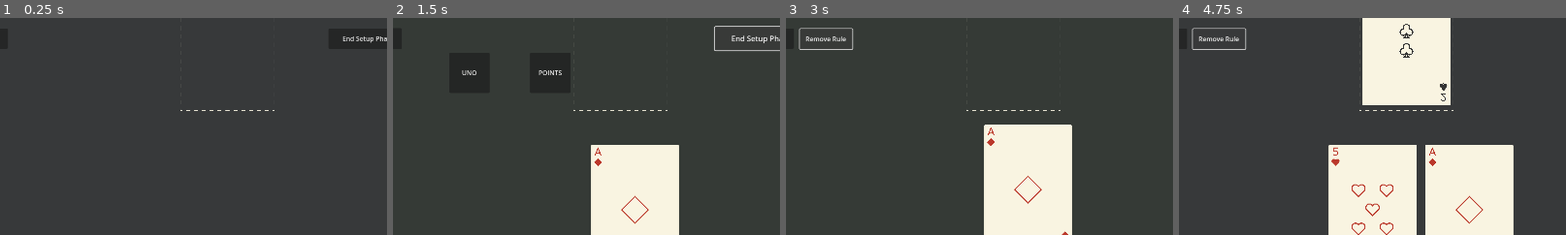
Above: before the commit, frames 1-4 (left to right).
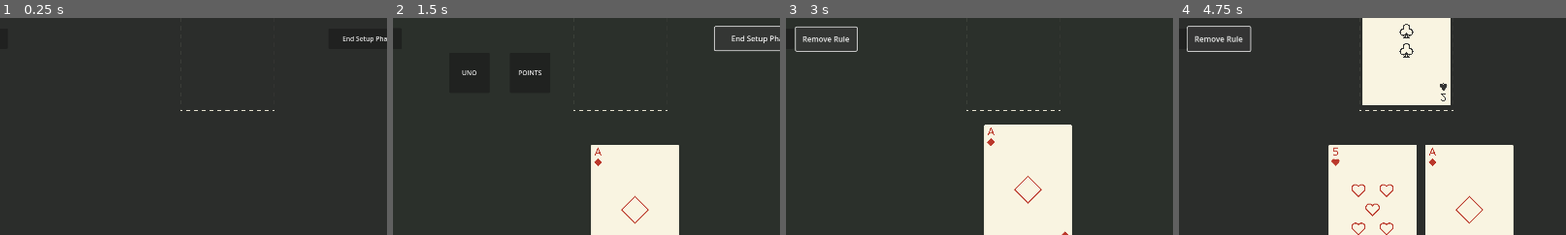
Above: after the commit, the same moments.

Repository: alicegrama/godot-card-game
Game: Godot game, scene res://Scenes/main.tscn
The game is run twice, just before and just after one commit, with the same random seed, the same clock (stepped at 60 frames per second) and the same inputs.
Inputs:
- Up to frame 1 (0.25 s): no input
- Up to frame 2 (1.5 s): click "Take" at 0.5 s; click "End Setup Phase" at 1.25 s
- Up to frame 3 (3 s): click "UNO" at 2 s; click "Remove Rule" at 2.75 s
- Up to frame 4 (4.75 s): click "Take" at 3.5 s; click "Remove Rule" at 4.25 s
The pictures show only the part of the screen within x 19-69%, y 38-88%; the shares and areas given below are measured in that part.

The runs differ from the first frame. In frame 2, 0.1% of the frame differs, in the area x 32-44%, y 24-27%; in frame 3, 0.6%; in frame 4, 0.7%, in the area x 2-19%, y 3-16%.

Commit message:
Add new buttons and update background colors
Introduced new buttons (Uno, Points, Remove) in main.gd and updated the _process function to handle their hover states. Adjusted background colors for player and opponent turns for better visual distinction. Updated main.tscn to include the new buttons, repositioned the Points button, and added a theme to the Take button.

Diff:
--- a/Scenes/main.gd
+++ b/Scenes/main.gd
@@ -7,8 +7,12 @@
 @onready var cardmanager = $CardManager
 @onready var opponenthand = $OpponentHand
 @onready var cardslot = $CardSlot
+
 @onready var take: Button = $Take
 @onready var end: Button = $Button
+@onready var uno: Button = $Uno
+@onready var points: Button = $Points
+@onready var remove: Button = $Remove
 
 var playablecards = []
 
@@ -94,6 +98,10 @@
 func _process(delta: float) -> void:
 	btn_hovered(take)
 	btn_hovered(end)
+	btn_hovered(uno)
+	btn_hovered(points)
+	btn_hovered(remove)
+
 
 func start_tween(object: Object, property: String, final_val: Variant, duration: float):
 	var tween = create_tween()
@@ -235,7 +243,7 @@
 
 func player_turn():
 	"""When it is the players turn, give the player interaction and set correct states."""
-	$Background.color = "353a36"
+	$Background.color = "2b302b"
 	if len(playerhand.hand) == 0 or len(opponenthand.hand) == 0:
 		end_game()
 	turn = 0
@@ -314,7 +322,7 @@
 
 func opponent_turn():
 	"""oppents turn, if allowed to take action place a card which is allowed."""
-	$Background.color = "37393a"
+	$Background.color = "2b2d2b"
 	turn = 1
 	if skip:
 		skip = false
@@ -354,7 +362,7 @@
 
 func playersetup():
 	"""A turn for the player in the setup"""
-	$Background.color = "353a36"
+	$Background.color = "2b302b"
 	#player can take a action.
 	cardmanager.interaction = true
 
@@ -386,7 +394,7 @@
 
 func opponentsetup():
 	"""opponents turn in the setup, with given changes given the hand size."""
-	$Background.color = "37393a"
+	$Background.color = "2b2d2b"
 	#opponent takes a card
 	cardmanager.interaction = false
 	await get_tree().create_timer(1.0).timeout
--- a/Scenes/main.tscn
+++ b/Scenes/main.tscn
@@ -11,6 +11,8 @@
 [sub_resource type="RectangleShape2D" id="RectangleShape2D_21xkr"]
 size = Vector2(235, 347)
 
+[sub_resource type="Theme" id="Theme_6bp64"]
+
 [node name="Main" type="Node2D"]
 script = ExtResource("1_6bp64")
 tween_intensity = 1.2
@@ -74,9 +76,9 @@
 
 [node name="Points" type="Button" parent="."]
 visible = false
-offset_left = 700.0
+offset_left = 650.0
 offset_top = 500.0
-offset_right = 800.0
+offset_right = 750.0
 offset_bottom = 600.0
 text = "POINTS"
 
@@ -94,6 +96,7 @@
 offset_top = 440.0
 offset_right = 380.0
 offset_bottom = 490.0
+theme = SubResource("Theme_6bp64")
 text = "Take"
 
 [node name="Skip" type="Button" parent="."]
Not shown: 1 places in Scenes/main.tscn that only renumber resources
